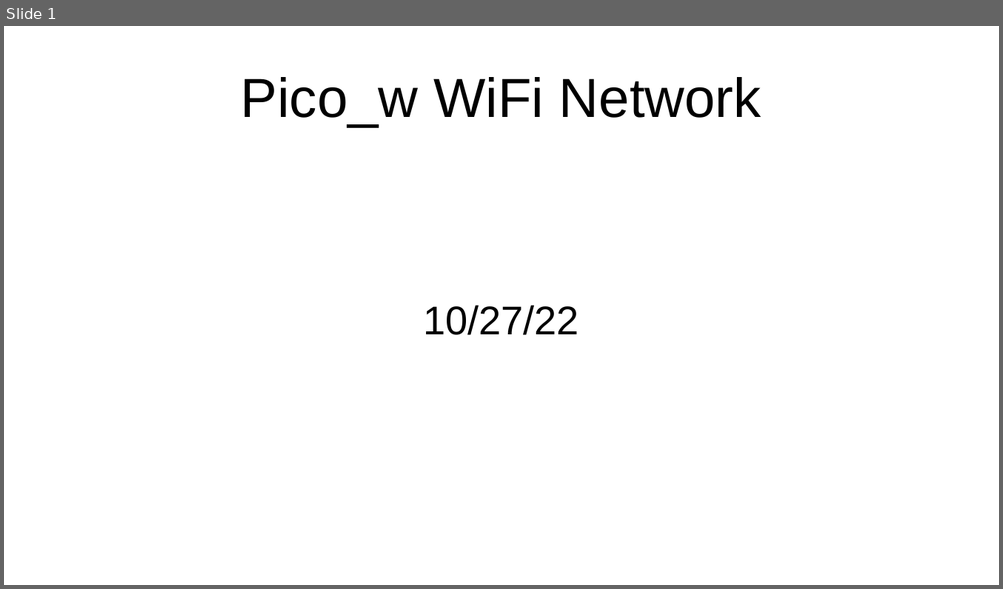
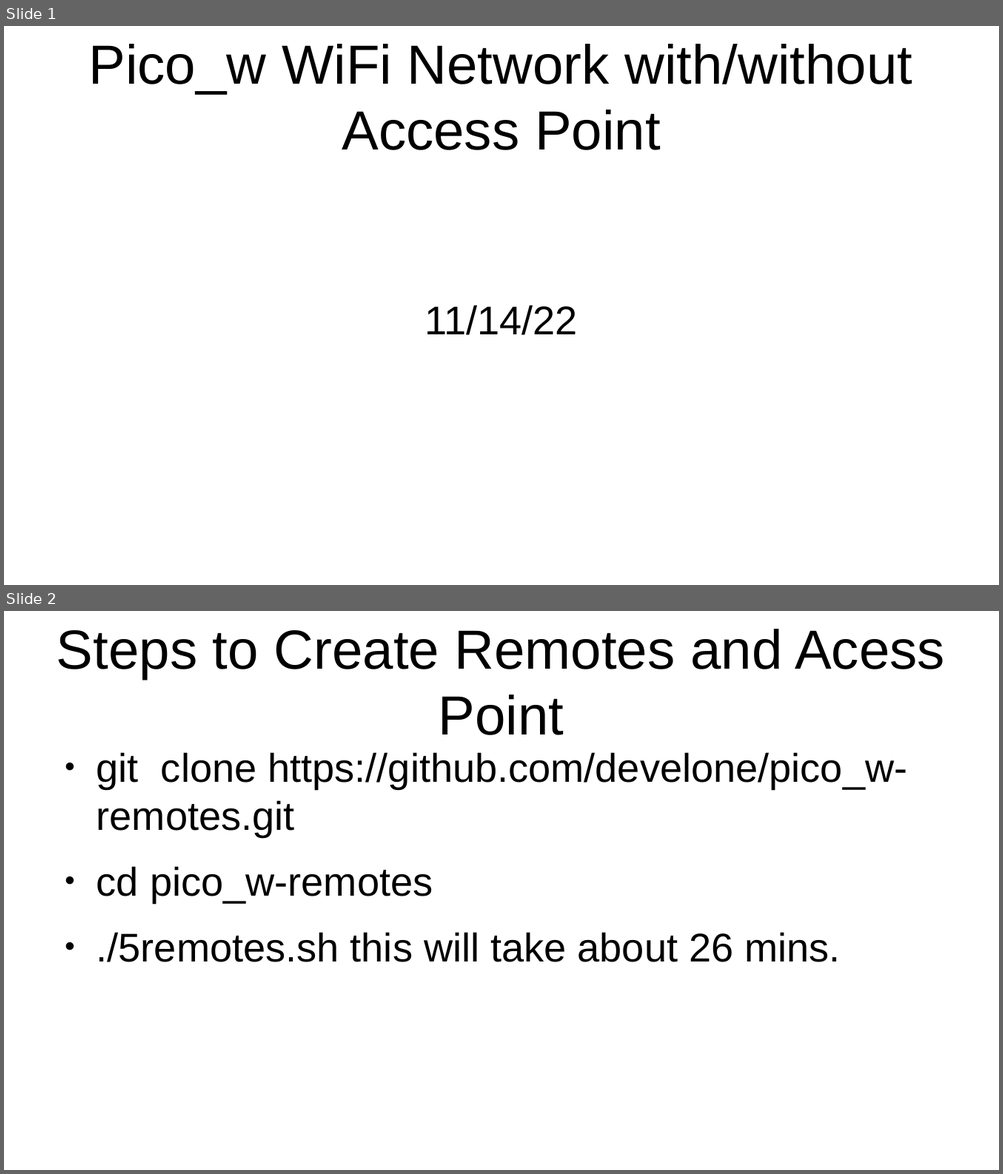
Before and after one commit to develone/my-projects-docs, a slide deck: pico_w-wifi-test/access-point/pico_w-ap-net.odp. Shown one above the other, each under a label of ours: slide 1 before the commit, slides 1 and 2 after it. The pictures are 1003x589 and 1003x1174 pixels, drawn with LibreOffice and Linux fonts; fonts in the diff are those of the drawing. Boxes give left, top, right and bottom in pixels: in the first picture for what was removed or moved away, otherwise in the second. Text is boxed around its words. In the diff, an @@ line names an element or a change of style, - is before the commit and + after.

Commit message:
5 remotes

```diff
--- a/pico_w-wifi-test/access-point/pico_w-ap-net.odp
+++ b/pico_w-wifi-test/access-point/pico_w-ap-net.odp
@@ slide 2 added at <box>4,611,999,1170</box>, background #FFFFFF @@
@@ title added at <box>57,629,945,735</box>, 44 pt, text #000000 @@
+Steps to Create Remotes and Acess Point
@@ text added at <box>96,752,907,963</box>, 32 pt, text #000000 @@
+● git clone https://github.com/develone/pico_w-remotes.git
+● cd pico_w-remotes
+● ./5remotes.sh this will take about 26 mins.
@@ slide 1 changed as well @@
@@ title at <box>89,44,912,150</box>: text changed @@
-Pico_w WiFi Network
+Pico_w WiFi Network with/without Access Point
@@ subtitle at <box>424,305,578,335</box>: text changed @@
-10/27/22
+11/14/22
```
Also in this commit, not shown: 5 other slides added, 1 slide removed, 3 other files.
